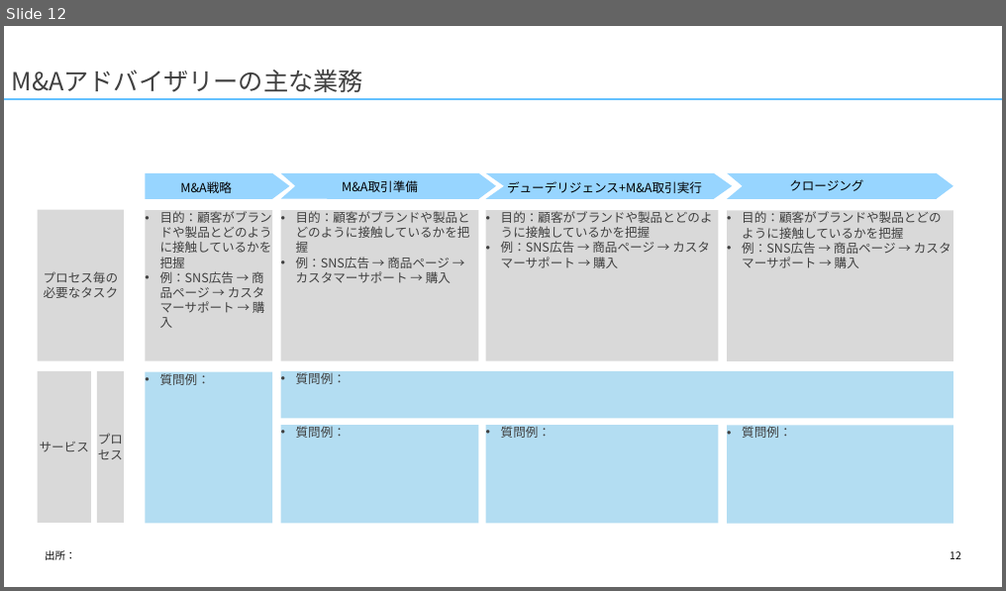
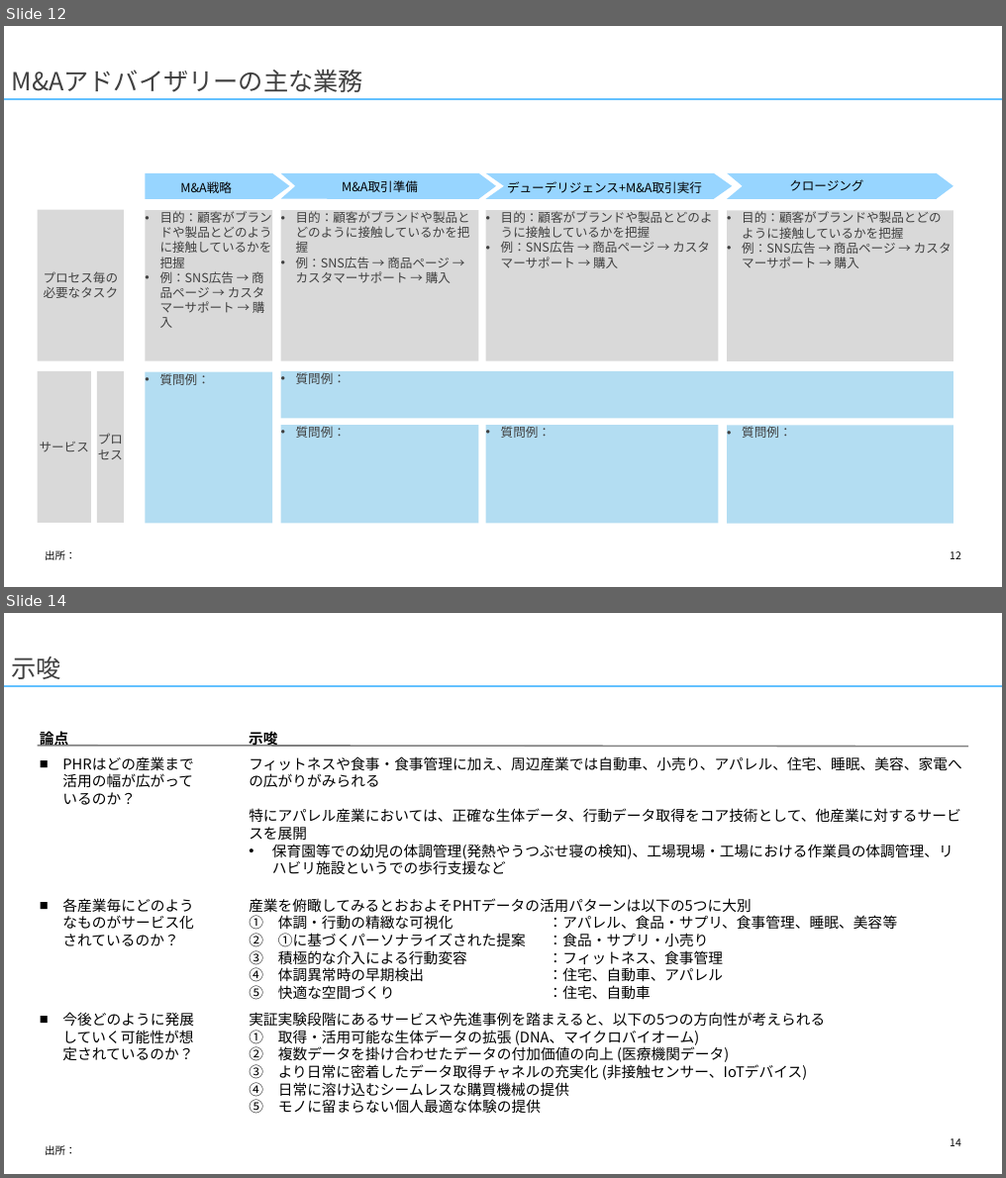
Before and after one commit to yuzucha16/dotfiles, a slide deck: office/Blank.potx. Shown one above the other, each under a label of ours: slide 12 before the commit, slides 12 and 14 after it; the slides between them are not shown. The pictures are 1006x591 and 1006x1178 pixels, drawn with LibreOffice and Linux fonts; fonts in the diff are those of the drawing. Boxes give left, top, right and bottom in pixels: in the first picture for what was removed or moved away, otherwise in the second. Text is boxed around its words. In the diff, an @@ line names an element or a change of style, - is before the commit and + after.

```diff
--- a/office/Blank.potx
+++ b/office/Blank.potx
@@ slide 14 added at [4, 613, 1002, 1174], background #FFFFFF; not listed: 1 template element that a slide beside it also shows @@
@@ title added at [12, 657, 61, 679], 24 pt, text #404040 @@
+示唆
@@ text added at [40, 730, 68, 749], 14 pt, text #000000, bold @@
+論点
@@ text added at [249, 730, 277, 749], 14 pt, text #000000, bold @@
+示唆
@@ line added from (38, 746) to (969, 747), #808080 1.5 pt @@
@@ text added at [40, 756, 207, 808], 14 pt, text #000000 @@
+■ PHRはどの産業まで活用の幅が広がっているのか？
@@ text added at [249, 757, 961, 875], 14 pt, text #000000 @@
+  フィットネスや食事・食事管理に加え、周辺産業では自動車、小売り、アパレル、住宅、睡眠、美容、家電への広がりがみられる
+  特にアパレル産業においては、正確な生体データ、行動データ取得をコア技術として、他産業に対するサービスを展開
+  • 保育園等での幼児の体調管理(発熱やうつぶせ寝の検知)、工場現場・工場における作業員の体調管理、リハビリ施設というでの歩行支援など
@@ text added at [62, 898, 194, 947], 14 pt, text #000000 @@
+■ 各産業毎にどのようなものがサービス化されているのか？
@@ text added at [249, 898, 898, 1000], 14 pt, text #000000 @@
+  産業を俯瞰してみるとおおよそPHTデータの活用パターンは以下の5つに大別
+  1. 体調・行動の精緻な可視化 ：アパレル、食品・サプリ、食事管理、睡眠、美容等
+  2. ①に基づくパーソナライズされた提案 ：食品・サプリ・小売り
+  3. 積極的な介入による行動変容 ：フィットネス、食事管理
+  4. 体調異常時の早期検出 ：住宅、自動車、アパレル
+  5. 快適な空間づくり ：住宅、自動車
@@ text added at [62, 1012, 194, 1060], 14 pt, text #000000 @@
+■ 今後どのように発展していく可能性が想定されているのか？
@@ text added at [249, 1012, 825, 1113], 14 pt, text #000000 @@
+  実証実験段階にあるサービスや先進事例を踏まえると、以下の5つの方向性が考えられる
+  1. 取得・活用可能な生体データの拡張 (DNA、マイクロバイオーム)
+  2. 複数データを掛け合わせたデータの付加価値の向上 (医療機関データ)
+  3. より日常に密着したデータ取得チャネルの充実化 (非接触センサー、IoTデバイス)
+  4. 日常に溶け込むシームレスな購買機械の提供
+  5. モノに留まらない個人最適な体験の提供
@@ text added at [45, 1146, 75, 1156], 10 pt, text #000000 @@
+出所：
@@ page number added at [949, 1139, 961, 1147], 10 pt, text #000000 @@
+14
```
Also in this commit, not shown: 2 slides changed, 4 other slides added.
